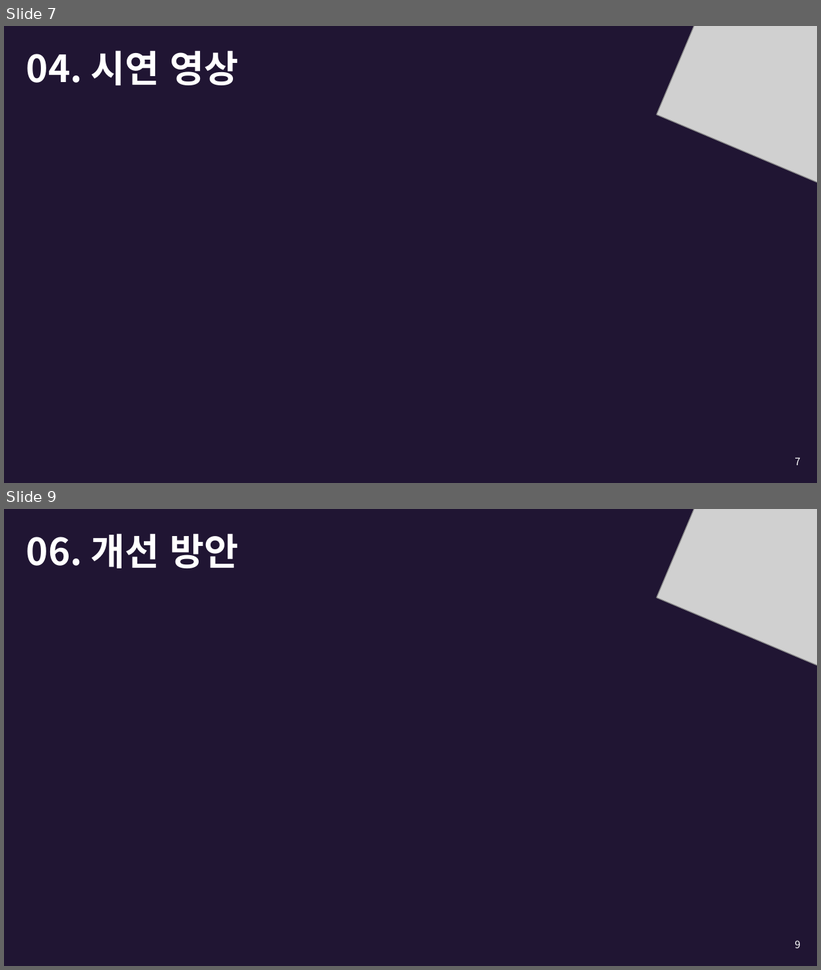
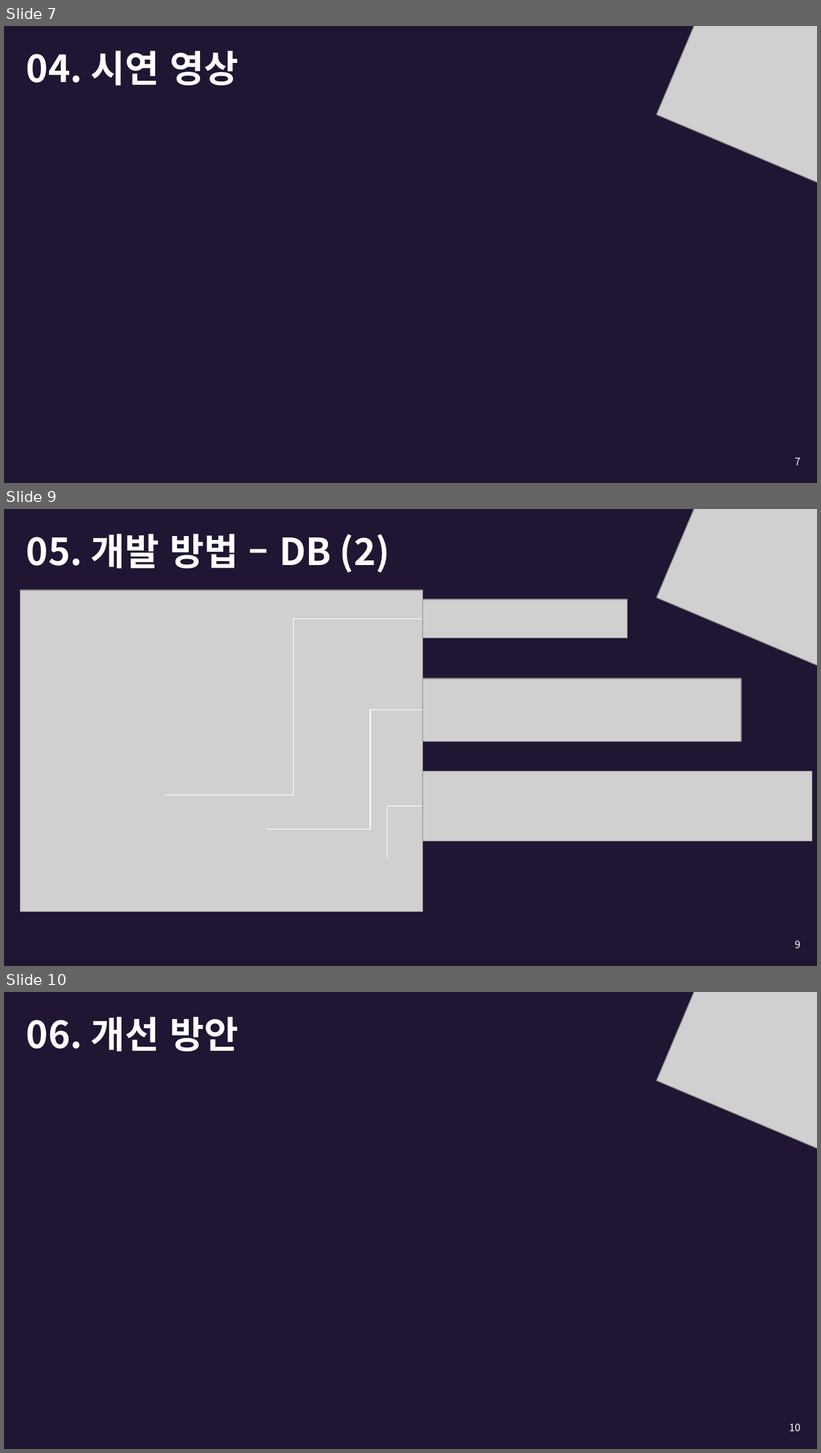
Before and after one commit to wooooooooooooooosung/SSU, a slide deck: doc/입어바라.pptx. Shown one above the other, each under a label of ours: slides 7 and 9 before the commit, slides 7, 9 and 10 after it; the slides between them are not shown. The pictures are 821x970 and 821x1453 pixels, drawn with LibreOffice and Linux fonts; fonts in the diff are those of the drawing; grey boxes stand for pictures. Boxes give left, top, right and bottom in pixels: in the first picture for what was removed or moved away, otherwise in the second. Text is boxed around its words. In the diff, an @@ line names an element or a change of style, - is before the commit and + after.

```diff
--- a/doc/입어바라.pptx
+++ b/doc/입어바라.pptx
@@ slide 9 added at <box>4,509,817,966</box>, background #201533 @@
@@ picture added at <box>657,509,817,675</box> @@
@@ title added at <box>26,533,390,573</box>, 33 pt, text #FFFFFF, bold @@
+05. 개발 방법 – DB (2)
@@ picture added at <box>20,590,422,912</box> @@
@@ picture added at <box>422,599,628,638</box> @@
@@ elbow line added from (164, 795) to (422, 619), #FFFFFF 0.75 pt @@
@@ picture added at <box>422,679,741,743</box> @@
@@ elbow line added from (266, 829) to (422, 710), #FFFFFF 0.75 pt @@
@@ picture added at <box>422,772,812,842</box> @@
@@ elbow line added from (387, 858) to (422, 807), #FFFFFF 0.75 pt @@
@@ page number added at <box>795,941,801,949</box>, 9 pt, text #FFFFFF @@
+9
@@ what was slide 9 is now slide 10 @@
@@ page number at <box>789,1424,801,1432</box>: text changed @@
-9
+10
```
Also in this commit, not shown: 3 slides changed, 1 other slide added, 1 slide removed.
